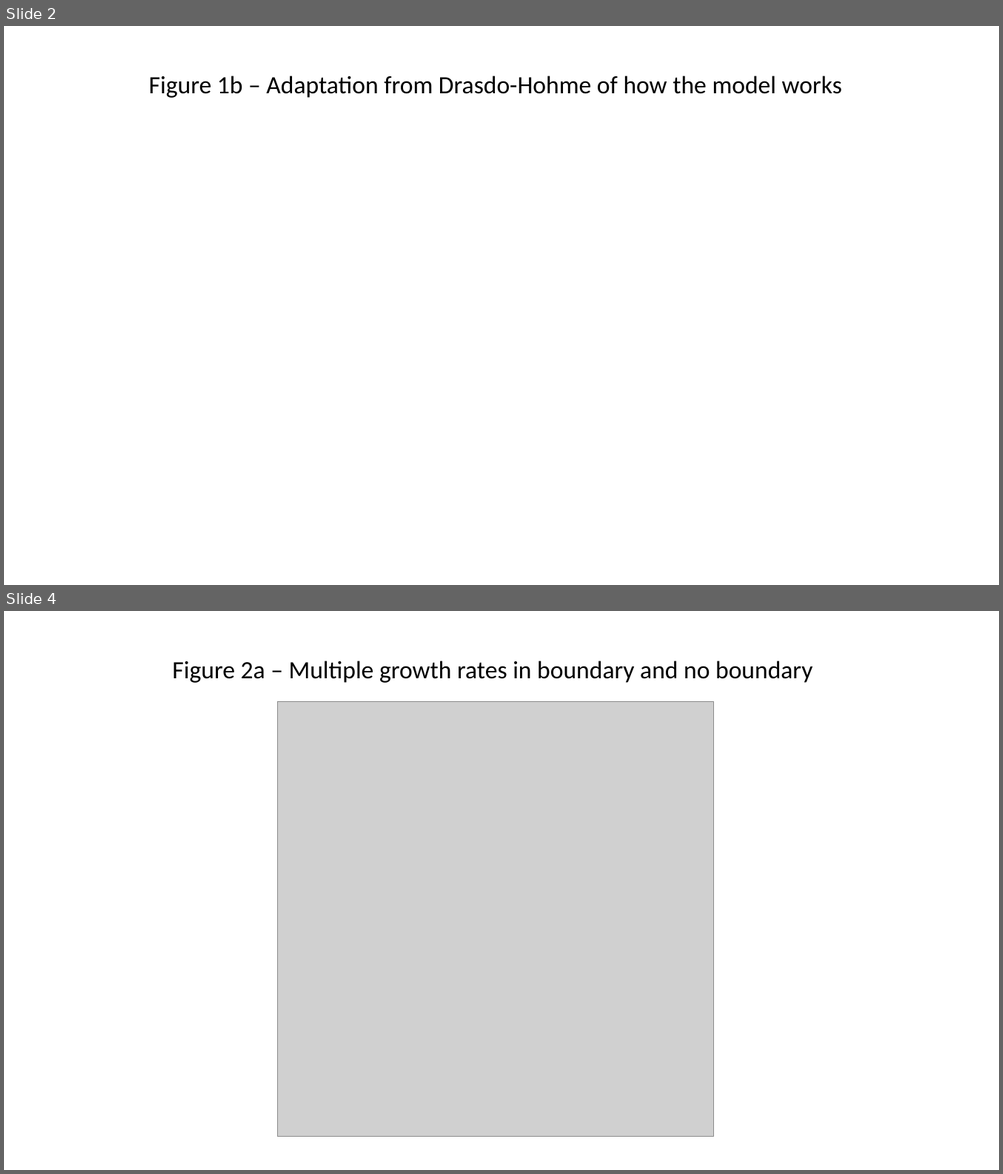
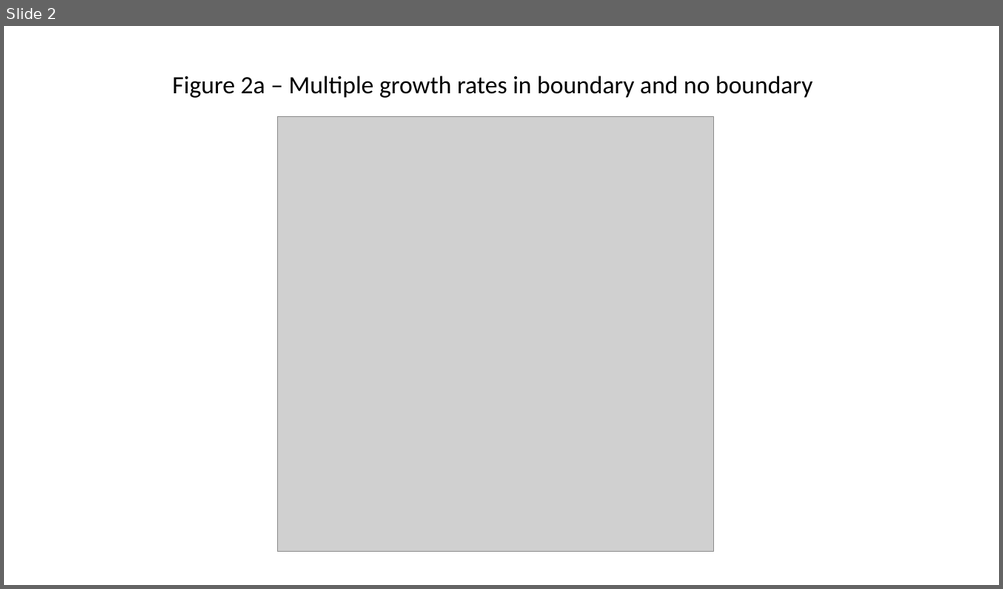
Before and after one commit to FertigLab/CancerInSilico-Figures, a slide deck: Figure_Overview.pptx. Shown one above the other, each under a label of ours: slides 2 and 4 before the commit, slide 2 after it; the slides between them are not shown. The pictures are 1003x1174 and 1003x589 pixels, drawn with LibreOffice and Linux fonts; fonts in the diff are those of the drawing; grey boxes stand for pictures. Boxes give left, top, right and bottom in pixels: in the first picture for what was removed or moved away, otherwise in the second. Text is boxed around its words. In the diff, an @@ line names an element or a change of style, - is before the commit and + after.

```diff
--- a/Figure_Overview.pptx
+++ b/Figure_Overview.pptx
@@ slide 2 removed at [4, 26, 999, 585], background #FFFFFF @@
@@ subtitle removed at [149, 76, 842, 98] @@
-Figure 1b – Adaptation from Drasdo-Hohme of how the model works
@@ what was slide 4 is now slide 2 @@
```
Also in this commit, not shown: 4 slides changed, 1 other slide removed, 13 other files.
